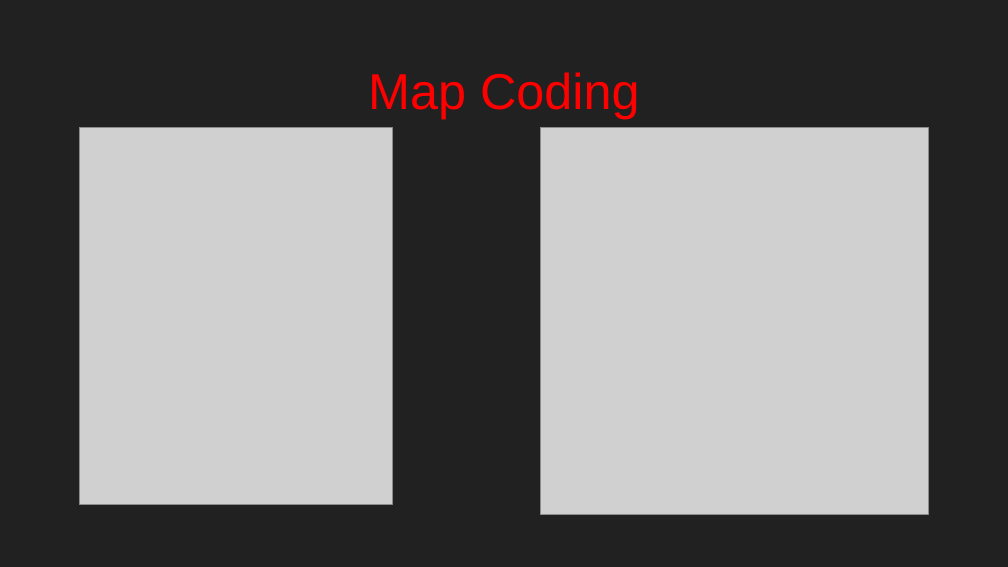
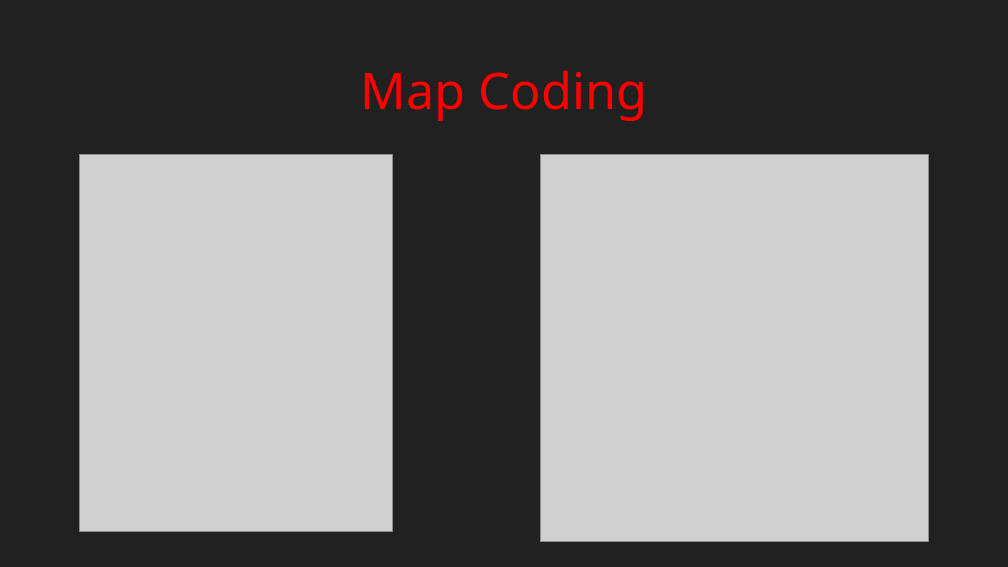
Before and after one commit to Clevor18/king_oak, a slide deck: slide 4 of presentation/projects/King Oak College.pptx. Drawn at 1008x567 pixels with LibreOffice and Linux fonts; fonts in the diff are those of the drawing; grey boxes stand for pictures. Boxes give left, top, right and bottom in pixels: in the first picture for what was removed or moved away, otherwise in the second. Text is boxed around its words. In the diff, an @@ line names an element or a change of style, - is before the commit and + after.

```diff
--- a/presentation/projects/King Oak College.pptx
+++ b/presentation/projects/King Oak College.pptx
@@ title "Map Coding" at bbox=[361, 70, 647, 121]: font Arial to Noto Sans @@
@@ picture: place and size @@
-picture at bbox=[80, 127, 392, 504]
+picture at bbox=[80, 154, 392, 531]
@@ picture: place and size @@
-picture at bbox=[540, 127, 928, 514]
+picture at bbox=[540, 154, 928, 541]
```
Also in this commit, not shown: 9 other slides changed.
